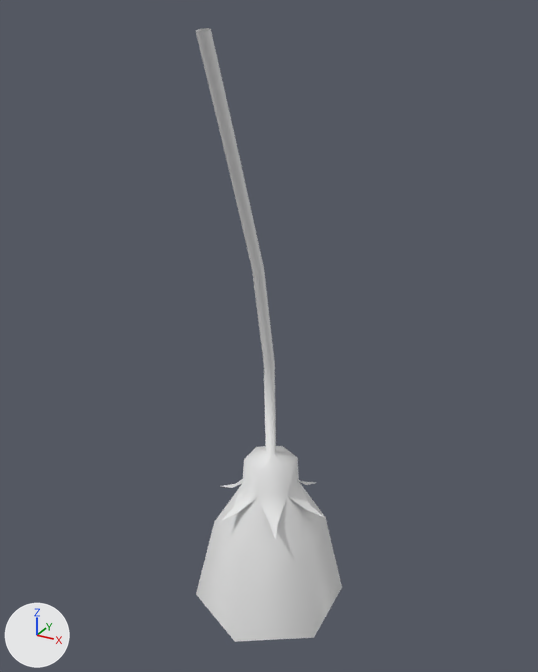
Renders of the Blender file Plants/Plants02.blend from each side of a commit.
Camera for both pictures: a 50 mm camera at (0.54, -0.815, 0.024) aimed at (-0.008, 0.181, -0.474). The lights are fixed; the arrows at lower left show +X, +Y and +Z. The picture after the commit comes second.

The first picture shows 'OrangeAbutilon'.
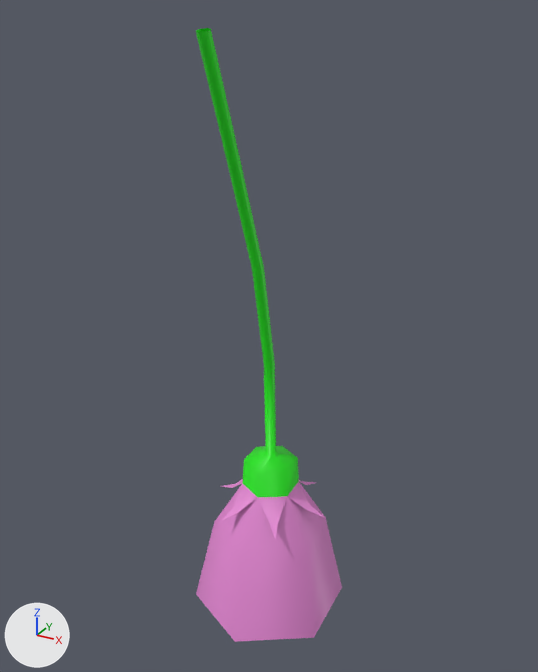
The edits, one by one:
Material 'Flat' (mat_flat) is new.
Its base color is (0.8, 0.253, 0.671) (pink #e78ad6).
Material 'Stem' (mat_stem) is new.
Its base color is (0.013, 0.8, 0.00722) (green #1ee714).
me_circle_013 has 90 vertices, 70 faces and spans x -0.127..0.125, y -0.008..0.312, z -1.082..0.002.
me_circle_013 is used by ob_orangeabutilon; location (0.0, 0.0, 0.0).
me_circle_013 part 1: 34 of the faces centred in x -0.106..0.105, y 0.077..0.265, z -1.057..-0.695 switch from no material to mat_flat (pink #e78ad6).
me_circle_013 part 2: all 12 faces centred in x -0.042..0.043, y 0.134..0.21, z -0.732..-0.7 switch from no material to mat_stem (green #1ee714).
me_circle_013 part 3: all 6 faces centred in x -0.007..0.009, y 0.026..0.04, z -0.086..-0.083 switch from no material to mat_stem (green #1ee714).
me_circle_013 part 4: all 6 faces centred in x -0.007..0.009, y 0.162..0.176, z -0.606 switch from no material to mat_stem (green #1ee714).
me_circle_013 part 5: all 6 faces centred in x -0.006..0.01, y 0.14..0.154, z -0.429..-0.428 switch from no material to mat_stem (green #1ee714).
me_circle_013 part 6: all 6 faces centred in x -0.006..0.01, y 0.09..0.104, z -0.256..-0.254 switch from no material to mat_stem (green #1ee714).

What differs and where, as boxes (x1, y1, x2, y2) in the pictures (538 x 672 px):
part 1 of me_circle_013, recoloured (white to pink): (196, 479, 342, 642) in both
part 2 of me_circle_013, recoloured (white to green): (242, 446, 299, 497) in both
part 3 of me_circle_013, recoloured (white to green): (196, 28, 241, 165) in both
part 4 of me_circle_013, recoloured (white to green): (264, 364, 276, 456) in both
part 5 of me_circle_013, recoloured (white to green): (252, 269, 275, 366) in both
part 6 of me_circle_013, recoloured (white to green): (227, 162, 264, 271) in both
